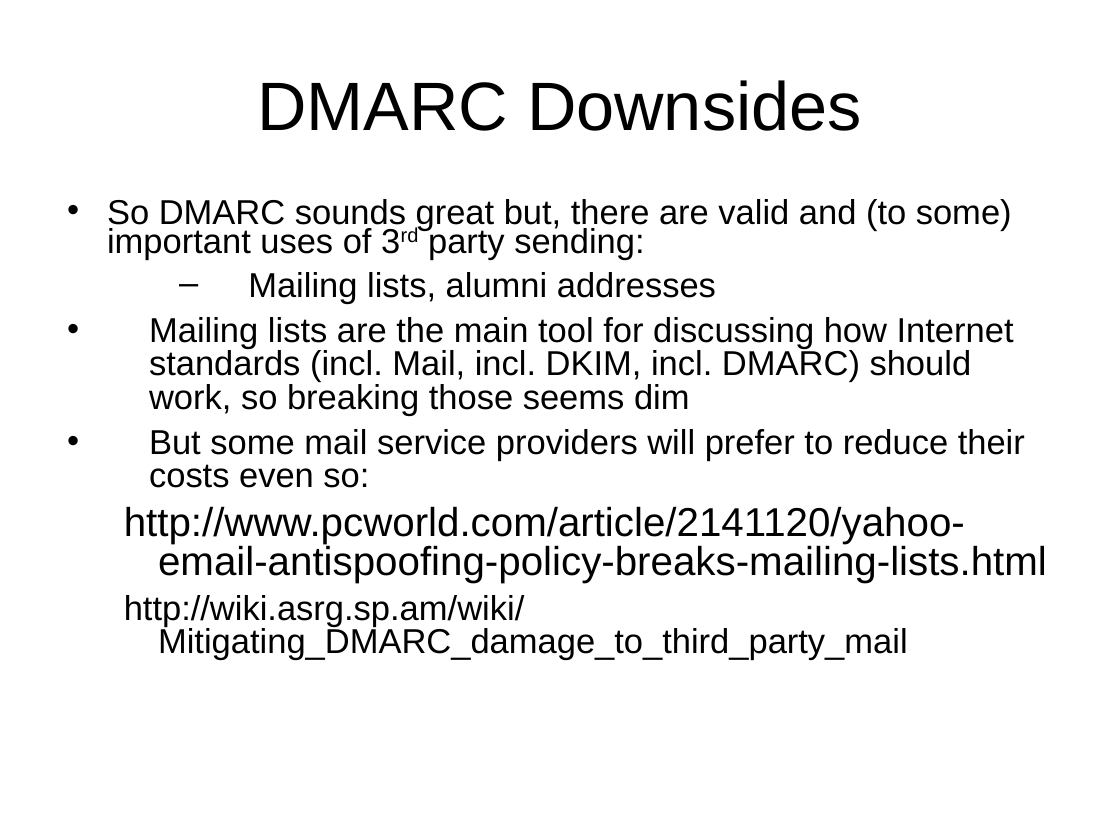
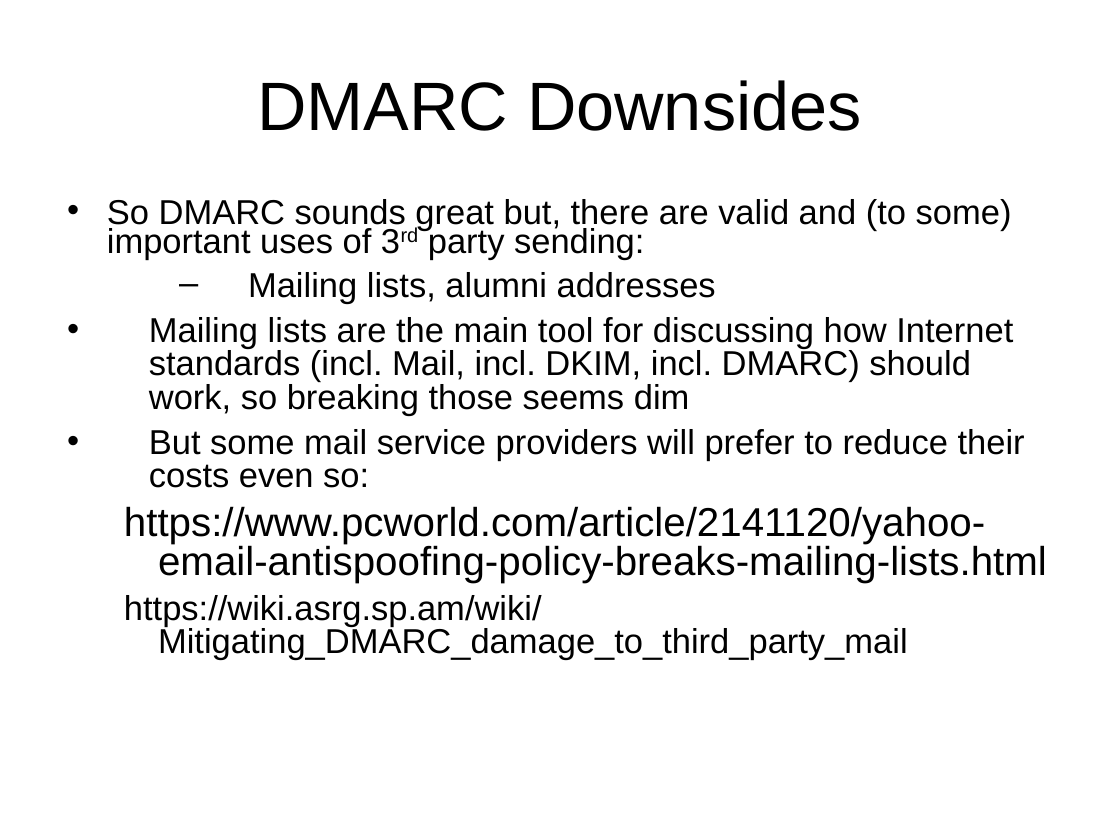
Before and after one commit to sftcd/cs7053, a slide deck: slide 21 of 2016lectures/04-spam.ppt. Drawn at 1120x840 pixels with LibreOffice and Linux fonts; fonts in the diff are those of the drawing. Boxes give left, top, right and bottom in pixels: in the first picture for what was removed or moved away, otherwise in the second. Text is boxed around its words. In the diff, an @@ line names an element or a change of style, - is before the commit and + after.

Commit message:
updated mail again

```diff
--- a/2016lectures/04-spam.ppt
+++ b/2016lectures/04-spam.ppt
@@ text at (x1=124, y1=506, x2=1047, y2=660): text changed @@
-  http://www.pcworld.com/article/2141120/yahoo-email-antispoofing-policy-breaks-mailing-lists.html
-  http://wiki.asrg.sp.am/wiki/Mitigating_DMARC_damage_to_third_party_mail
+  https://www.pcworld.com/article/2141120/yahoo-email-antispoofing-policy-breaks-mailing-lists.html
+  https://wiki.asrg.sp.am/wiki/Mitigating_DMARC_damage_to_third_party_mail
```
Also in this commit, not shown: 18 other slides changed, 1 slide added, 2 other files.
